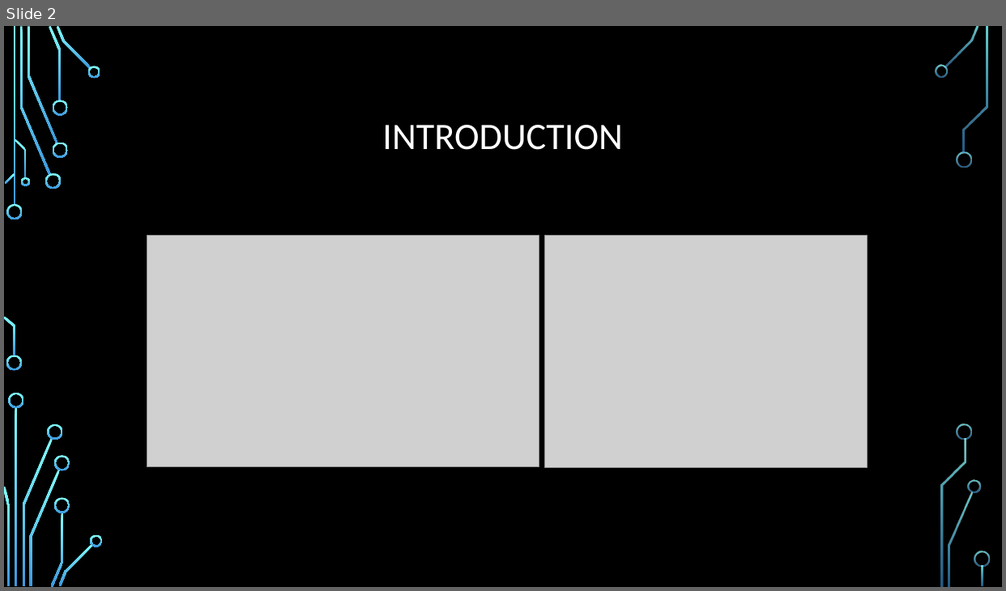
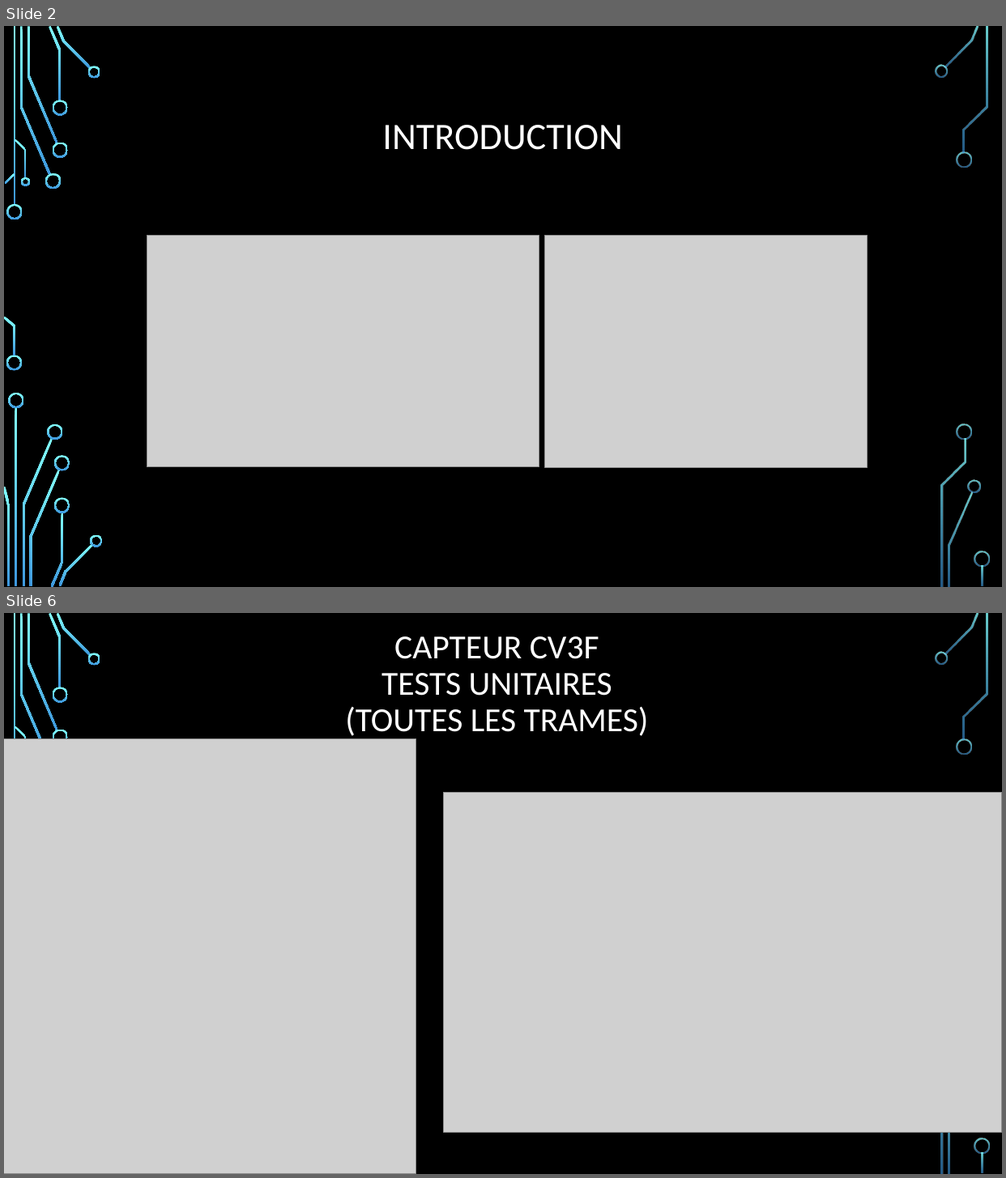
Before and after one commit to Delaune-Remi/Station_Meteo, a slide deck: Partie_Remi/Presentation_Partie_Remi.pptx. Shown one above the other, each under a label of ours: slide 2 before the commit, slides 2 and 6 after it; the slides between them are not shown. The pictures are 1006x591 and 1006x1178 pixels, drawn with LibreOffice and Linux fonts; fonts in the diff are those of the drawing; grey boxes stand for pictures; background and template pictures are left out. Boxes give left, top, right and bottom in pixels: in the first picture for what was removed or moved away, otherwise in the second. Text is boxed around its words. In the diff, an @@ line names an element or a change of style, - is before the commit and + after.

```diff
--- a/Partie_Remi/Presentation_Partie_Remi.pptx
+++ b/Partie_Remi/Presentation_Partie_Remi.pptx
@@ slide 6 added at <box>4,613,1002,1174</box>, background picture (left out); not listed: 24 template elements that a slide beside it also shows @@
@@ title added at <box>345,636,649,739</box>, 32.4 pt, text #FFFFFF @@
+CAPTEUR CV3F
+TESTS UNITAIRES
+(TOUTES LES TRAMES)
@@ picture added at <box>4,739,415,1174</box> @@
@@ picture added at <box>444,792,1002,1131</box> @@
```
Also in this commit, not shown: 1 slide changed, 8 other slides added, 7 slides removed, 3 other files.
